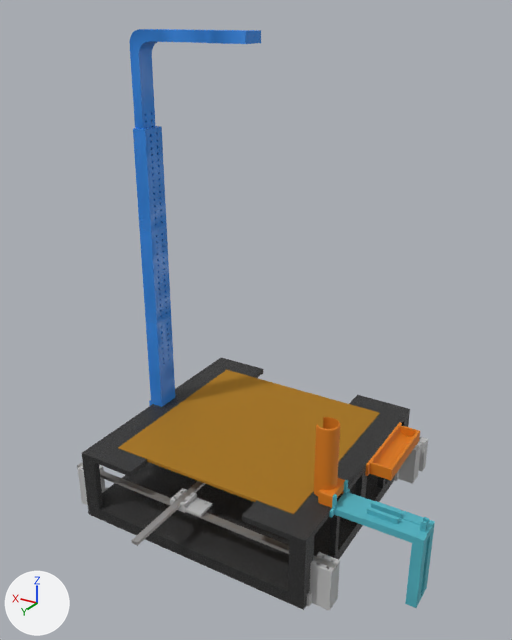
An edit to the glTF model public/project4/SDbase_FINAL.glb, drawn before and after from the same camera.
The view is the same before and after, from a 50 mm lens placed at (-0.576, 1.078, 1.011), pointed at (0.067, 0.006, 0.475). Every picture has the same lights, and +X, +Y and +Z are marked at lower left. Where no turn or scale is listed for an object, it has been applied to the vertices.

Names of what the first picture shows: 'Solid1.004', 'Solid1.005', 'Solid1.006', 'Solid1.007', 'Solid1.008', 'Solid1.009', 'Solid1.010', 'Solid1.011', 'Solid1.012', 'Solid1.015', 'Solid1.016', 'Solid1.020', 'Solid1.022', 'Solid1.023', 'Solid1.026', 'Solid1.032', 'Solid1.033'.
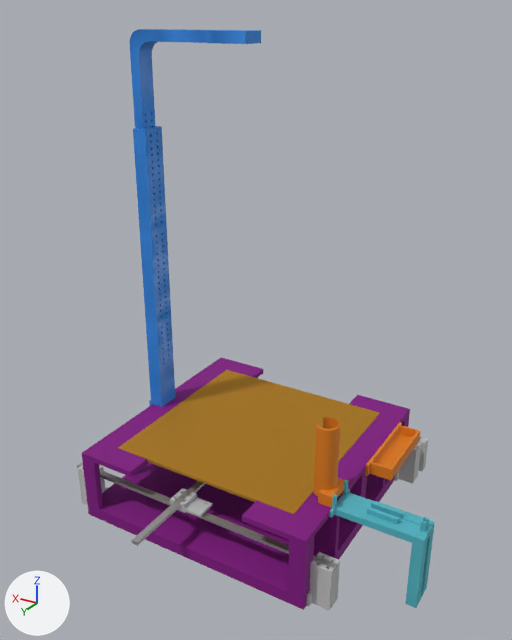
Pixel boxes [x1, y1, x2, y2] of what changed, in the pictures (512 x 640 px):
'Solid1.011', recoloured
    both: [242, 492, 338, 610]
'Solid1.012', recoloured
    both: [82, 424, 173, 535]
'Solid1.015', recoloured
    both: [186, 511, 275, 582]
'Solid1.016', recoloured
    both: [135, 492, 222, 558]
'Solid1.004', recoloured
    both: [313, 458, 365, 560]
'Solid1.006', recoloured
    both: [124, 402, 192, 491]
'Solid1.005', recoloured
    both: [342, 429, 389, 527]
'Solid1.010', recoloured
    both: [349, 395, 410, 494]
'Solid1.009', recoloured
    both: [193, 358, 263, 382]
'Solid1.007', recoloured
    both: [170, 377, 209, 405]

The change, as a diff of the scene's bpy script:
```diff
--- a/public/project4/SDbase_FINAL.glb.py
+++ b/public/project4/SDbase_FINAL.glb.py
@@ mat_xid_smoothpurple_76555d0e4b634baab96ec4659ebf5f94_shader @@
+mat_xid_smoothpurple_76555d0e4b634baab96ec4659ebf5f94_shader = principled_material('XID_SmoothPurple_76555D0E4B634BAAB96EC4659EBF5F94_shader')
+mat_xid_smoothpurple_76555d0e4b634baab96ec4659ebf5f94_shader.base_color = (0.214, 0.0, 0.214)  # purple #7f007f
+mat_xid_smoothpurple_76555d0e4b634baab96ec4659ebf5f94_shader.roughness = 0.8
@@ me_solid1_001 @@
 me_solid1_001.from_pydata(...)  # 52 vertices, 104 faces; spans x -0.8..12.7, y 0.0..13.5, z 0.0..15.2
-me_solid1_001.materials.append(mat_xid_blackcast_f2715ac790d74e28892fb372282c5ffc_shader)
+me_solid1_001.materials.append(mat_xid_smoothpurple_76555d0e4b634baab96ec4659ebf5f94_shader)  # purple #7f007f
@@ me_solid1_003 @@
 me_solid1_003.from_pydata(...)  # 50 vertices, 96 faces; spans x 0.0..12.7, y 0.0..13.5, z 0.0..15.2
-me_solid1_003.materials.append(mat_xid_blackcast_f2715ac790d74e28892fb372282c5ffc_shader)
+me_solid1_003.materials.append(mat_xid_smoothpurple_76555d0e4b634baab96ec4659ebf5f94_shader)  # purple #7f007f
@@ me_solid1_004 @@
 me_solid1_004.from_pydata(...)  # 32 vertices, 60 faces; spans x -0.76..12.7, y 0.0..13.46, z 0.0..2.54
-me_solid1_004.materials.append(mat_xid_blackcast_f2715ac790d74e28892fb372282c5ffc_shader)
+me_solid1_004.materials.append(mat_xid_smoothpurple_76555d0e4b634baab96ec4659ebf5f94_shader)  # purple #7f007f
```
